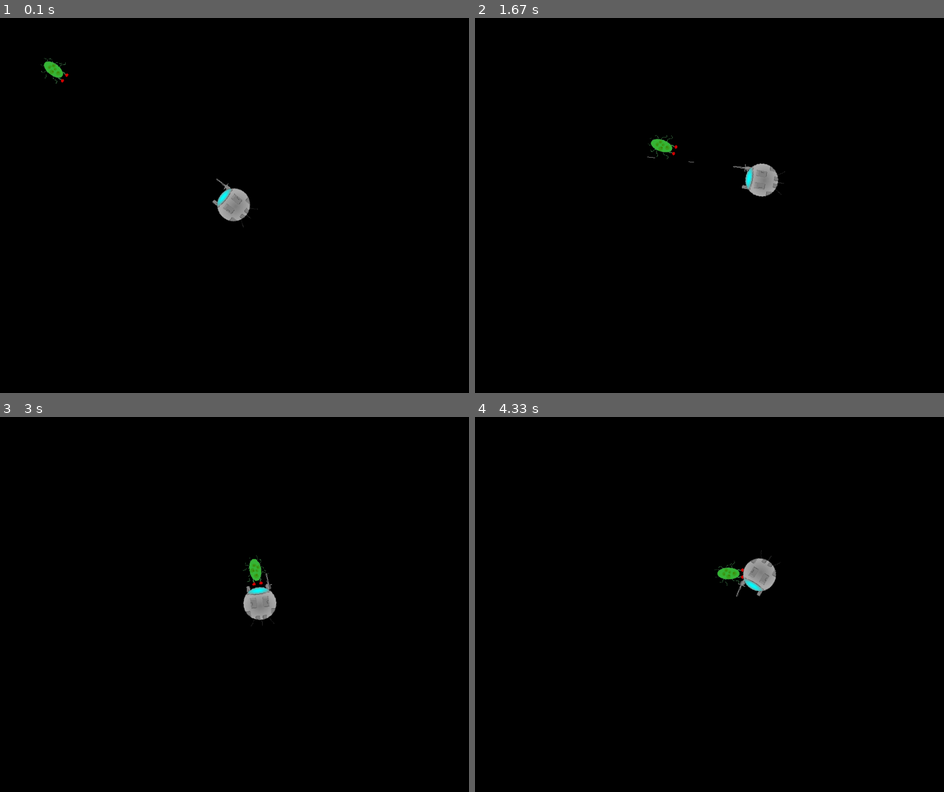
Above: before the commit, frames 1-4 (two rows, left to right).
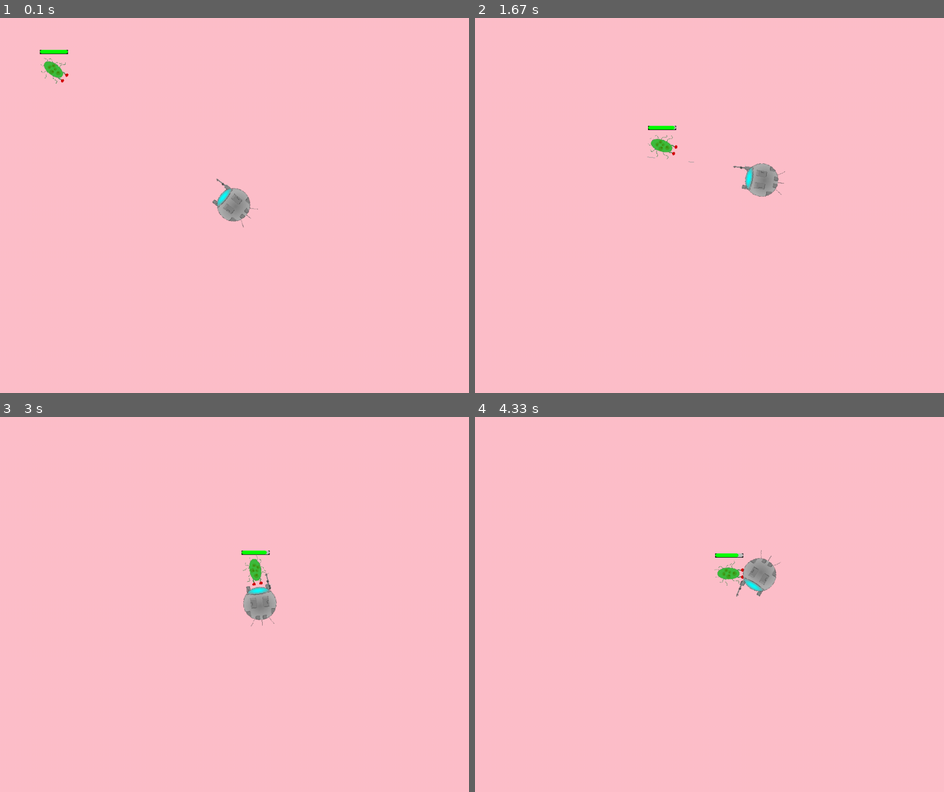
Above: after the commit, the same moments.

Repository: 12ali21/pygame-shooter
Game: pygame game, started from main.py
Two runs of this game, one before a commit and one after it. Both use one fixed random seed, a clock stepped at 60 frames per second and the inputs below.
Inputs (mouse positions are in pixels of both pictures, inside the frame that each line leads up to):
- Up to frame 1 (0.1 s): no input
- Up to frame 2 (1.67 s): click (709, 205) at 0.38 s; hold D 0.67-1.13 s; click (859, 194) at 0.75 s; hold W 1.17-1.47 s; click (596, 209) at 1.25 s; hold D from 1.5 s (still down); click (564, 149) at 1.58 s
- Up to frame 3 (3 s): release D at 1.97 s; hold A 2-2.53 s; click (304, 473) at 2.08 s; hold S 2.57-2.87 s; click (290, 638) at 2.65 s; hold A from 2.9 s (still down); click (243, 477) at 2.98 s
- Up to frame 4 (4.33 s): release A at 3.3 s; hold W 3.33-3.7 s; click (540, 593) at 3.42 s; hold D from 3.73 s (still down); click (714, 645) at 3.82 s

The runs differ from the first frame. In frame 1, 99% of the frame differs, in the area x 0-100%, y 0-100%; in frame 2, 99%; in frame 3, 99%; in frame 4, 99%.

Commit message:
added health bar to enemies

Diff:
--- a/character.py
+++ b/character.py
@@ -4,22 +4,24 @@
 from groups import *
 from weapon import MiniGun
 import math
+from healthbar import DefaultHealthBar
 from animation import Animator
 
 class Character(pygame.sprite.Sprite):
-    def __init__(self, *groups: Group, image, rect, hp) -> None:
+    def __init__(self, *groups: Group, image, rect: pygame.Rect, hp) -> None:
         super().__init__(*groups)
         self.original_image = image
         self.original_rect = rect
         self.image = self.original_image
         self.rect = self.original_rect
-        self.hitpoints = hp
+        self.full_hp = hp
+        self.hp = hp
 
         self.animator = Animator(self.original_image)
 
     def damage(self, amount):
-        self.hitpoints -= amount
-        if(self.hitpoints <= 0):
+        self.hp -= amount
+        if(self.hp <= 0):
             self.kill()
 
 
@@ -72,6 +74,7 @@
 
     is_walking = False
 
+    full_hp = 250
     bite_damage = 20
     bite_range = 100
     bite_range_offset = 20
@@ -81,15 +84,17 @@
         image, rect = util.load_image('amoebite/amoebite.png', scale=0.1)
         rect.center = coordinates
         self.target = target
-        super().__init__(*groups, image=image, rect=rect, hp=250)
+        super().__init__(*groups, image=image, rect=rect, hp=self.full_hp)
+
 
         self.animator.add_animation(self.WALK_ANIMATION, util.get_data_dir('amoebite/walk'), scale=0.1)
         self.bite_timer = util.CallbackTimer(1, self.bite_target, call_first=True)
 
+        self.healthbar = DefaultHealthBar(all_sprites_group, height=8, length=60, owner=self)
+
 
     def update(self, dt):
         self.default_image = self.animator.update(dt)
-
         # Rotating towards target
         target_vector = util.get_vector(self.rect.center, self.target.rect.center)
         direction = target_vector.angle_to((0,0))
@@ -118,6 +123,6 @@
     def bite_target(self):
         if util.get_vector(self.rect.center, self.target.rect.center).length() <= self.bite_range:
             self.target.damage(self.bite_damage)
-            print("Bite {} hp: {}".format(self.target, self.target.hitpoints))
+            print("Bite {} hp: {}".format(self.target, self.target.hp))
         else:
             self.bite_timer.reset()
--- /dev/null
+++ b/healthbar.py
@@ -0,0 +1,36 @@
+import pygame
+from pygame.sprite import Group
+
+class DefaultHealthBar(pygame.sprite.Sprite):
+    def __init__(self, *groups: Group, height, length, owner) -> None:
+        self.owner = owner
+        self.offset = pygame.Vector2(0, -owner.rect.height/2 - 6)
+        self.rect = pygame.Rect(0, 0, length, height)
+        self.rect.center = owner.rect.center + self.offset
+
+        self.default_image = pygame.Surface((length, 1.2*height))
+        self.default_image.fill('black')
+        self.background_rect = pygame.Rect(0, height/10, length, height)
+        pygame.draw.rect(self.default_image, (255,255,255,0), self.background_rect, 0, int(height/2))
+
+        self.image = self.default_image.copy()
+
+        super().__init__(*groups)
+
+    def update(self, dt):
+        if not self.owner.alive():
+            self.kill()
+
+        self.rect.center = self.owner.rect.center + self.offset
+
+        percent = int(self.owner.hp/self.owner.full_hp * 100)
+        color = 'red'
+        if percent > 70:
+            color = 'green'
+        elif percent > 30 and percent <= 70:
+            color = 'yellow'
+
+        self.image.fill('black')
+        pygame.draw.rect(self.image, 'gray', self.background_rect, 0, int(self.rect.height/2))
+        rect = pygame.Rect(0, self.rect.height/10, self.rect.width * percent/100, self.rect.height)
+        pygame.draw.rect(self.image, color, rect, 0, int(self.rect.height/2))
--- a/main.py
+++ b/main.py
@@ -43,7 +43,7 @@
     all_sprites_group.update(dt)
 
     # Draw background (DON'T DRAW ANYTHING BEFORE THIS)
-    screen.fill('black')
+    screen.fill('pink')
     all_sprites_group.draw(screen)
     pygame.display.flip()
 
--- /dev/null
+++ b/main_test.py
@@ -0,0 +1,28 @@
+import pygame
+from healthbar import PlayerHealthBar
+
+screen = pygame.display.set_mode((1000,800))
+clock = pygame.time.Clock()
+
+group = pygame.sprite.Group()
+
+bar = PlayerHealthBar(group, height=10, length=200, full_hp=1000, position=(300,300))
+
+running = True
+
+hp = 10
+while running:
+    for event in pygame.event.get():
+        if event.type == pygame.QUIT:
+            running = False
+    hp +=1
+    bar.update(hp)
+
+    screen.fill('pink')
+
+    # Draw here
+    group.draw(screen)
+    # screen.blit(bar.surface, bar.rect)
+
+    pygame.display.flip()
+    dt = clock.tick(60)
